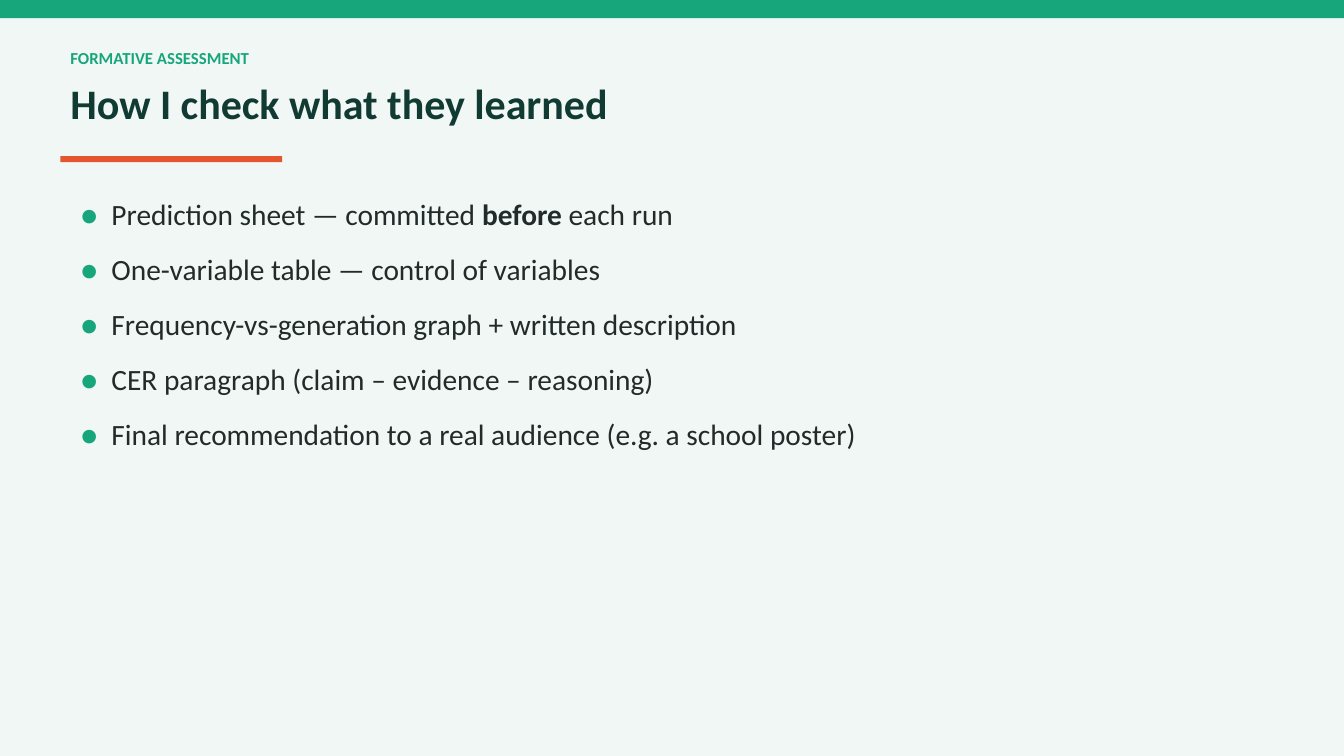
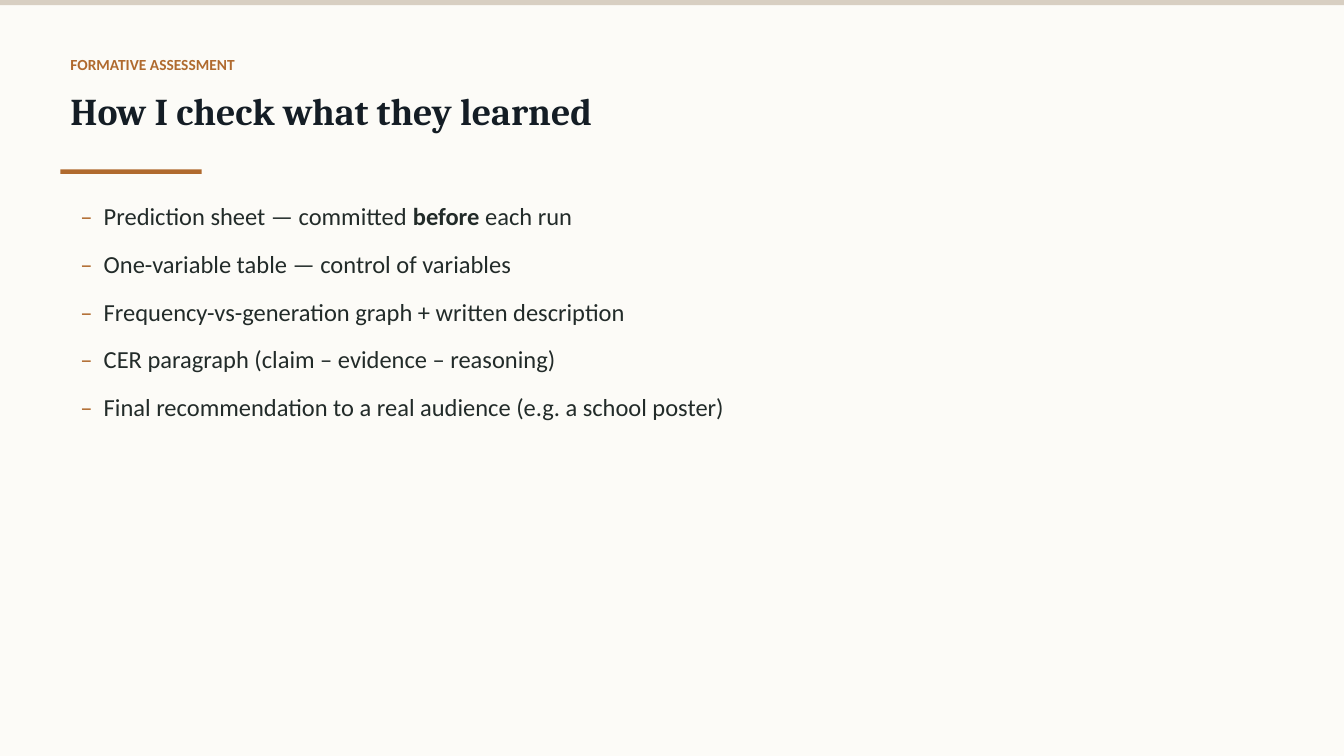
Before and after one commit to felixxxxx11/antibiotic-resistance-sim, a slide deck: slide 10 of INT6064 Individual Module - Slides - WUPENGHUI.pptx. Drawn at 1344x756 pixels with LibreOffice and Linux fonts; fonts in the diff are those of the drawing. Boxes give left, top, right and bottom in pixels: in the first picture for what was removed or moved away, otherwise in the second. Text is boxed around its words. In the diff, an @@ line names an element or a change of style, - is before the commit and + after.

Commit message:
Restyle deck (warm academic palette) and unify document text colors

```diff
--- a/INT6064 Individual Module - Slides - WUPENGHUI.pptx
+++ b/INT6064 Individual Module - Slides - WUPENGHUI.pptx
@@ rectangle at (x1=0, y1=0, x2=1344, y2=756): fill #F1F7F5 to #FCFBF7 @@
@@ rectangle resized from (x1=0, y1=0, x2=1344, y2=18) to (x1=0, y1=0, x2=1344, y2=5) @@
@@ rectangle at (x1=0, y1=0, x2=1344, y2=5): fill #17A67B to #D8CFC2 @@
@@ text "FORMATIVE ASSESSMENT" moved from (x1=70, y1=53, x2=249, y2=64) to (x1=70, y1=60, x2=235, y2=70) @@
@@ text "FORMATIVE ASSESSMENT" at (x1=70, y1=60, x2=235, y2=70): size 12 to 11 pt, text colour #17A67B to #B06A2E; more space between paragraphs @@
@@ text "How I check what they ..." moved from (x1=70, y1=89, x2=607, y2=126) to (x1=70, y1=98, x2=592, y2=134) @@
@@ text "How I check what they ..." at (x1=70, y1=98, x2=592, y2=134): size 30 to 27 pt, font Calibri to Cambria, text colour #113A33 to #141D25 @@
@@ rectangle resized from (x1=60, y1=156, x2=282, y2=162) to (x1=60, y1=169, x2=202, y2=173) @@
@@ rectangle at (x1=60, y1=169, x2=202, y2=173): fill #E4572E to #B06A2E @@
@@ text at (x1=104, y1=207, x2=723, y2=420): text changed; size 21 to 17.5 pt @@
-● Prediction sheet — committed before each run
-● One-variable table — control of variables
-● Frequency-vs-generation graph + written description
-● CER paragraph (claim – evidence – reasoning)
-● Final recommendation to a real audience (e.g. a school poster)
+– Prediction sheet — committed before each run
+– One-variable table — control of variables
+– Frequency-vs-generation graph + written description
+– CER paragraph (claim – evidence – reasoning)
+– Final recommendation to a real audience (e.g. a school poster)
```
Also in this commit, not shown: 12 other slides changed, 6 other files.
